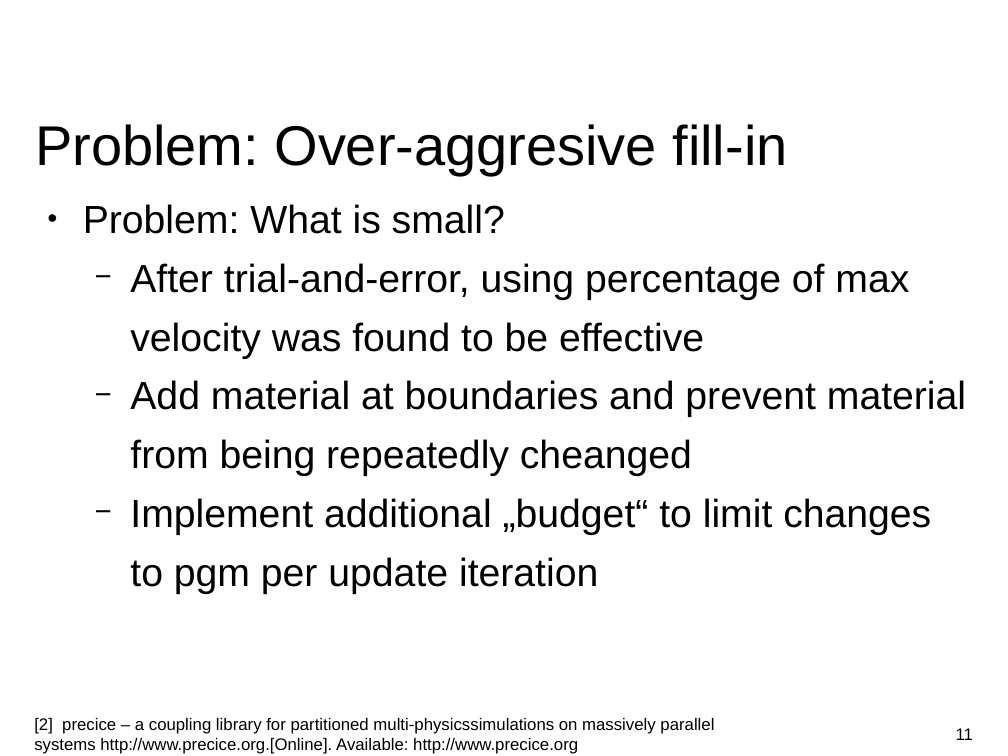
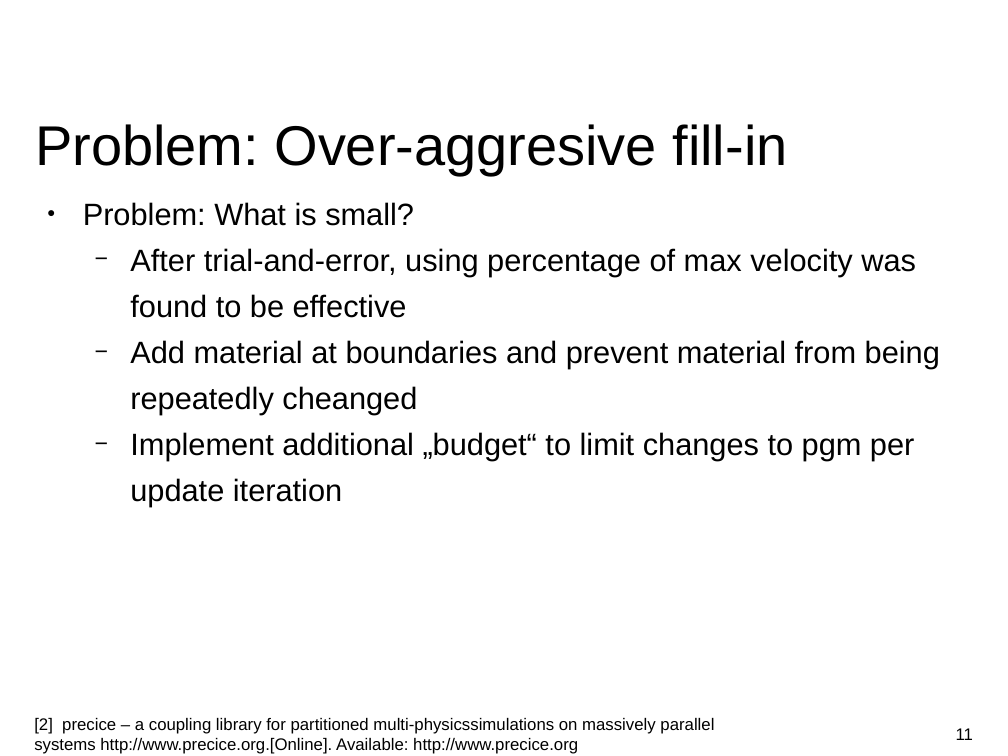
Before and after one commit to huangq1234553/cfd-lab, a slide deck: slide 11 of Presentation/Presentation.odp. Drawn at 1008x756 pixels with LibreOffice and Linux fonts; fonts in the diff are those of the drawing; background and template pictures are left out. Boxes give left, top, right and bottom in pixels: in the first picture for what was removed or moved away, otherwise in the second. Text is boxed around its words. In the diff, an @@ line names an element or a change of style, - is before the commit and + after.

```diff
--- a/Presentation/Presentation.odp
+++ b/Presentation/Presentation.odp
@@ text "Problem: What is small?" at bbox=[83, 202, 940, 507]: size 28 to 22 pt @@
```
Also in this commit, not shown: 14 other slides changed.
